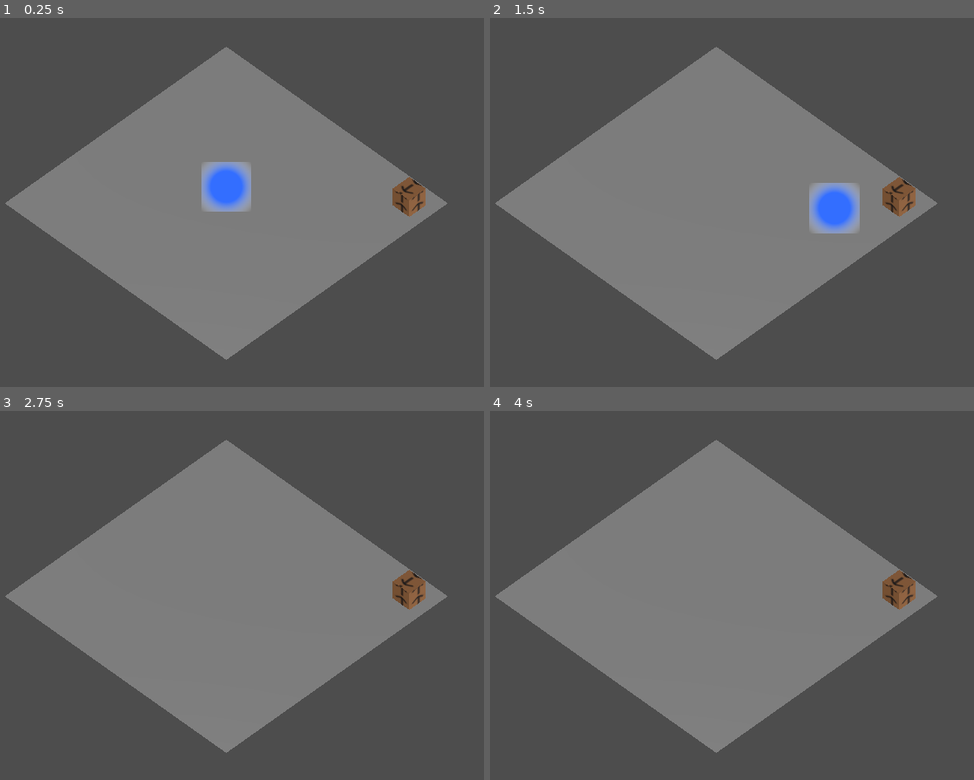
Above: before the commit, frames 1-4 (two rows, left to right).
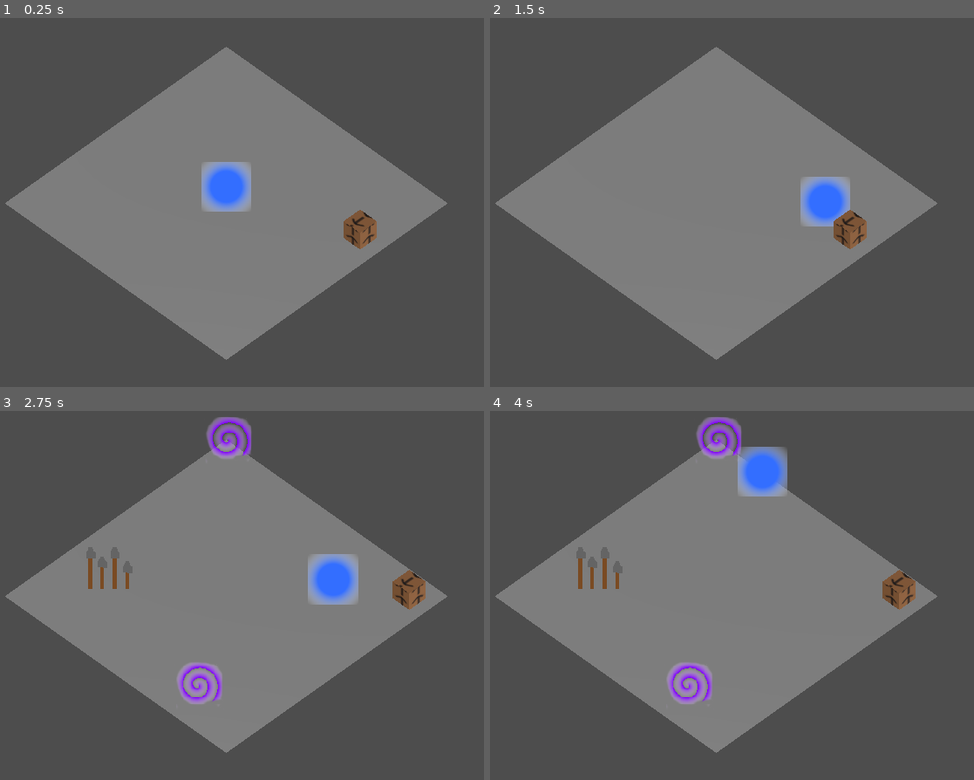
Above: after the commit, the same moments.

Repository: Hazematman/GGJ2025
Game: Godot game, scene res://scenes/main_menu.tscn
Same seed, same stepped clock (60 frames per second), same inputs: the game is played once before the commit and once after it.
Inputs:
- Up to frame 1 (0.25 s): no input
- Up to frame 2 (1.5 s): tap Enter (ui_accept) at 0.5, 0.77 s; hold Right (ui_right) 0.53-1.28 s; hold E (Interactuar, bound only after the commit) 0.53-1.28 s; hold Down (ui_down) from 1.28 s (still down); tap E (Interactuar, bound only after the commit) at 1.35 s
- Up to frame 3 (2.75 s): tap Enter (ui_accept) at 1.52 s; release Down (ui_down) at 2.03 s; hold Right (ui_right) from 2.03 s (still down); hold E (Interactuar, bound only after the commit) from 2.03 s (still down)
- Up to frame 4 (4 s): release Right (ui_right) at 2.78 s; release E (Interactuar, bound only after the commit) at 2.78 s; hold Up (ui_up) 2.78-3.53 s; tap E (Interactuar, bound only after the commit) at 2.85 s; tap Enter (ui_accept) at 3.02, 3.77 s; hold Left (ui_left) from 3.53 s (still down); hold E (Interactuar, bound only after the commit) from 3.53 s (still down)

The runs differ from the first frame. In frame 1, 1.1% of the frame differs, in the area x 70-88%, y 43-63%; in frame 2, 2.1%; in frame 3, 3.1%, in the area x 18-75%, y 1-80%; in frame 4, 3.1%.

Commit message:
Main menu interactuar
Al pulsar la E en el placeholder empieza el juego

Diff:
--- a/project.godot
+++ b/project.godot
@@ -19,6 +19,14 @@
 
 gdscript/warnings/integer_division=0
 
+[input]
+
+Interactuar={
+"deadzone": 0.5,
+"events": [Object(InputEventKey,"resource_local_to_scene":false,"resource_name":"","device":-1,"window_id":0,"alt_pressed":false,"shift_pressed":false,"ctrl_pressed":false,"meta_pressed":false,"pressed":false,"keycode":69,"physical_keycode":0,"key_label":0,"unicode":101,"location":0,"echo":false,"script":null)
+]
+}
+
 [layer_names]
 
 3d_physics/layer_1="Ambientes"
--- /dev/null
+++ b/scenes/buton3d.tscn
@@ -0,0 +1,41 @@
+[gd_scene load_steps=6 format=3 uid="uid://lq6ff0qsyerx"]
+
+[ext_resource type="Script" path="res://scripts/Empezar.gd" id="1_kd37s"]
+[ext_resource type="Texture2D" uid="uid://dp0i1yiswbofk" path="res://assets/piston.png" id="2_mme5y"]
+
+[sub_resource type="BoxShape3D" id="BoxShape3D_ovf6a"]
+size = Vector3(0.15, 0.5, 0.15)
+
+[sub_resource type="StandardMaterial3D" id="StandardMaterial3D_a3w00"]
+albedo_texture = ExtResource("2_mme5y")
+uv1_scale = Vector3(3, 3, 3)
+uv1_offset = Vector3(0, 0.23, 0)
+
+[sub_resource type="BoxMesh" id="BoxMesh_ixbj2"]
+lightmap_size_hint = Vector2i(5, 8)
+material = SubResource("StandardMaterial3D_a3w00")
+size = Vector3(0.15, 0.15, 0.15)
+
+[node name="Nave" type="StaticBody3D"]
+transform = Transform3D(1, 0, 0, 0, 1, 0, 0, 0, 1, 0, 0.25, 0)
+collision_layer = 2
+collision_mask = 2
+script = ExtResource("1_kd37s")
+
+[node name="CollisionShape3D" type="CollisionShape3D" parent="."]
+shape = SubResource("BoxShape3D_ovf6a")
+
+[node name="MeshInstance3D" type="MeshInstance3D" parent="."]
+transform = Transform3D(1, 0, 0, 0, 1, 0, 0, 0, 1, 0, -0.175, 0)
+mesh = SubResource("BoxMesh_ixbj2")
+
+[node name="Area3D" type="Area3D" parent="."]
+collision_layer = 2
+collision_mask = 2
+
+[node name="CollisionShape3D" type="CollisionShape3D" parent="Area3D"]
+transform = Transform3D(1, 0, 0, 0, 1, 0, 0, 0, 1, 0, 0, 0.153075)
+shape = SubResource("BoxShape3D_ovf6a")
+
+[connection signal="body_entered" from="Area3D" to="." method="_on_body_entered"]
+[connection signal="body_exited" from="Area3D" to="." method="_on_body_exited"]
--- a/scenes/main_menu.tscn
+++ b/scenes/main_menu.tscn
@@ -1,8 +1,7 @@
-[gd_scene load_steps=6 format=3 uid="uid://d4lvv1vix1qn2"]
+[gd_scene load_steps=5 format=3 uid="uid://d4lvv1vix1qn2"]
 
 [ext_resource type="PackedScene" uid="uid://dhl4dlwx751ji" path="res://scenes/jugador.tscn" id="1_nfbys"]
-[ext_resource type="PackedScene" uid="uid://stkqtq403the" path="res://scenes/piston.tscn" id="2_0yfdn"]
-[ext_resource type="Script" path="res://scripts/Empezar.gd" id="3_3qxao"]
+[ext_resource type="PackedScene" uid="uid://lq6ff0qsyerx" path="res://scenes/buton3d.tscn" id="4_l47c4"]
 
 [sub_resource type="PlaneMesh" id="PlaneMesh_bjj35"]
 
@@ -30,8 +29,7 @@
 
 [node name="Jugador" parent="." instance=ExtResource("1_nfbys")]
 
-[node name="Empezar" parent="." instance=ExtResource("2_0yfdn")]
-transform = Transform3D(1, 0, 0, 0, 1, 0, 0, 0, 1, 0.838535, 0.25, -0.813849)
-script = ExtResource("3_3qxao")
+[node name="Nave" parent="." instance=ExtResource("4_l47c4")]
+transform = Transform3D(1, 0, 0, 0, 1, 0, 0, 0, 1, 0.824988, 0.25, -0.383465)
 
 [connection signal="mata" from="Jugador" to="Jugador" method="_on_mata"]
--- a/scripts/Empezar.gd
+++ b/scripts/Empezar.gd
@@ -1,7 +1,19 @@
 extends StaticBody3D
 
-var puede_interactuar = false
+var puede_interactuar
+
+func _ready() -> void:
+	puede_interactuar = false
+
+func _on_body_exited(body: Node3D) ->void:
+	print("Jugador sale")
+	puede_interactuar = false
 
 func _on_body_entered(body: Node3D) -> void:
 	print("Jugador collision")
 	puede_interactuar = true
+
+func _input(ev):
+	if Input.is_action_pressed("Interactuar"):
+		if puede_interactuar == true:
+			get_tree().change_scene_to_file("res://scenes/game.tscn")
